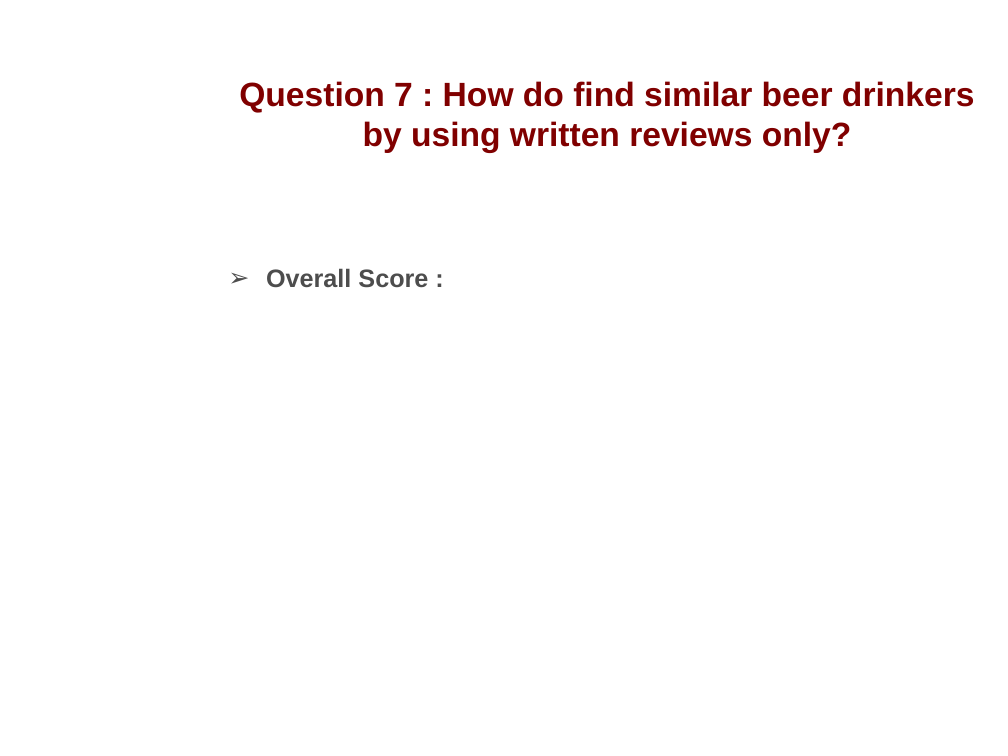
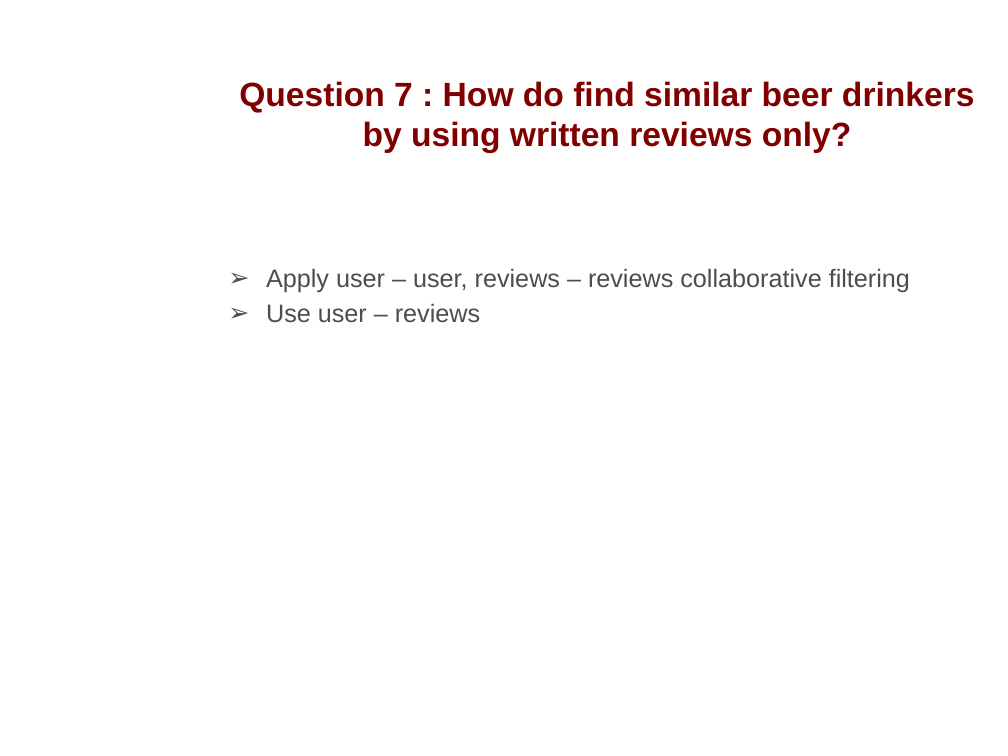
Before and after one commit to anmolmore/evolent-health, a slide deck: slide 10 of Anmol_More_Presentation.pptx. Drawn at 1008x756 pixels with LibreOffice and Linux fonts; fonts in the diff are those of the drawing; background and template pictures are left out. Boxes give left, top, right and bottom in pixels: in the first picture for what was removed or moved away, otherwise in the second. Text is boxed around its words. In the diff, an @@ line names an element or a change of style, - is before the commit and + after.

Commit message:
add answers to all questions

```diff
--- a/Anmol_More_Presentation.pptx
+++ b/Anmol_More_Presentation.pptx
@@ text at (266,268,910,323): text changed; bold off @@
-➢ Overall Score :
+➢ Apply user – user, reviews – reviews collaborative filtering
+➢ Use user – reviews
```
Also in this commit, not shown: 3 other slides changed, 3 other files.
